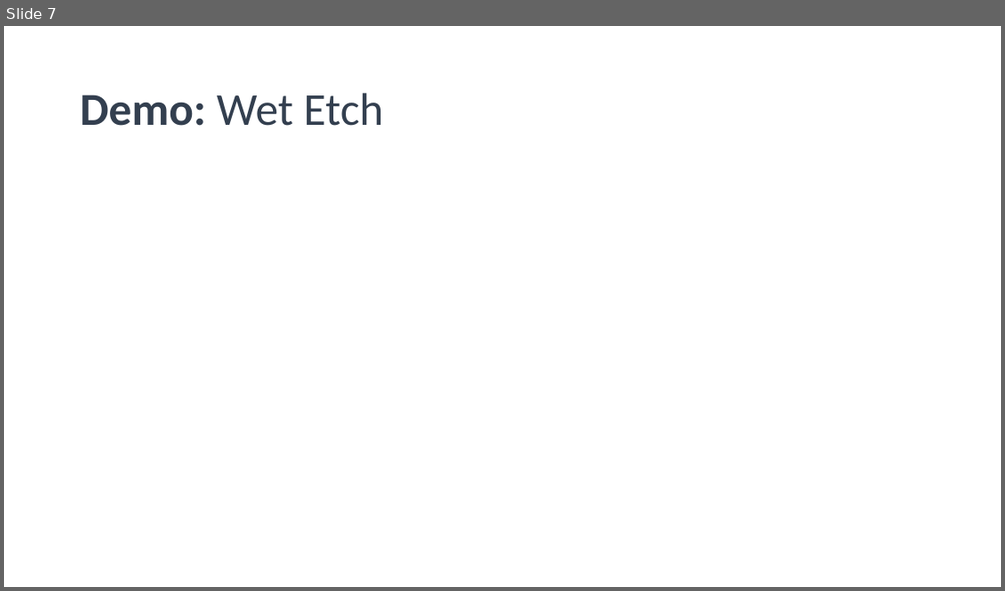
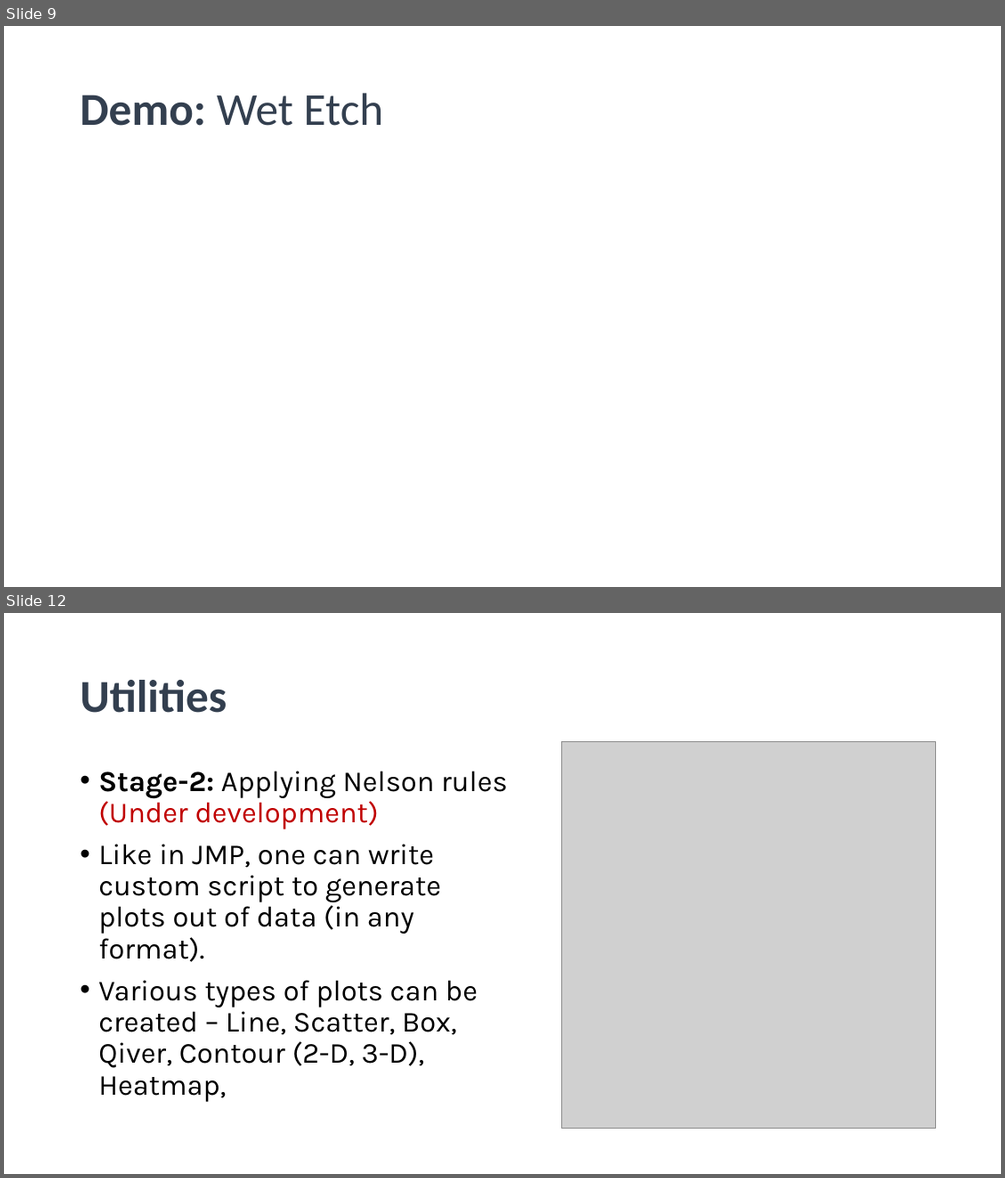
Before and after one commit to abhi3700/AutoPlot, a slide deck: sessions/1/AutoPlot_session_1.pptx. Shown one above the other, each under a label of ours: slide 7 before the commit, slides 9 and 12 after it; the slides between them are not shown. The pictures are 1005x591 and 1005x1178 pixels, drawn with LibreOffice and Linux fonts; fonts in the diff are those of the drawing; grey boxes stand for pictures; background and template pictures are left out. Boxes give left, top, right and bottom in pixels: in the first picture for what was removed or moved away, otherwise in the second. Text is boxed around its words. In the diff, an @@ line names an element or a change of style, - is before the commit and + after.

Commit message:
Session 2 ppt, images added

```diff
--- a/sessions/1/AutoPlot_session_1.pptx
+++ b/sessions/1/AutoPlot_session_1.pptx
@@ slide 12 added at (4,613,1001,1174), background picture (left out) @@
@@ title added at (80,680,226,713), 44 pt, text #333F50, bold @@
+Utilities
@@ picture added at (562,742,935,1128) @@
@@ text added at (98,771,508,1102), 28 pt, text #000000 @@
+• Stage-2: Applying Nelson rules (Under development)
+• Like in JMP, one can write custom script to generate plots out of data (in any format).
+• Various types of plots can be created – Line, Scatter, Box, Qiver, Contour (2-D, 3-D), Heatmap,
@@ what was slide 7 is now slide 9 @@
```
Also in this commit, not shown: 1 slide changed, 6 other slides added, 3 slides removed, 7 other files.
